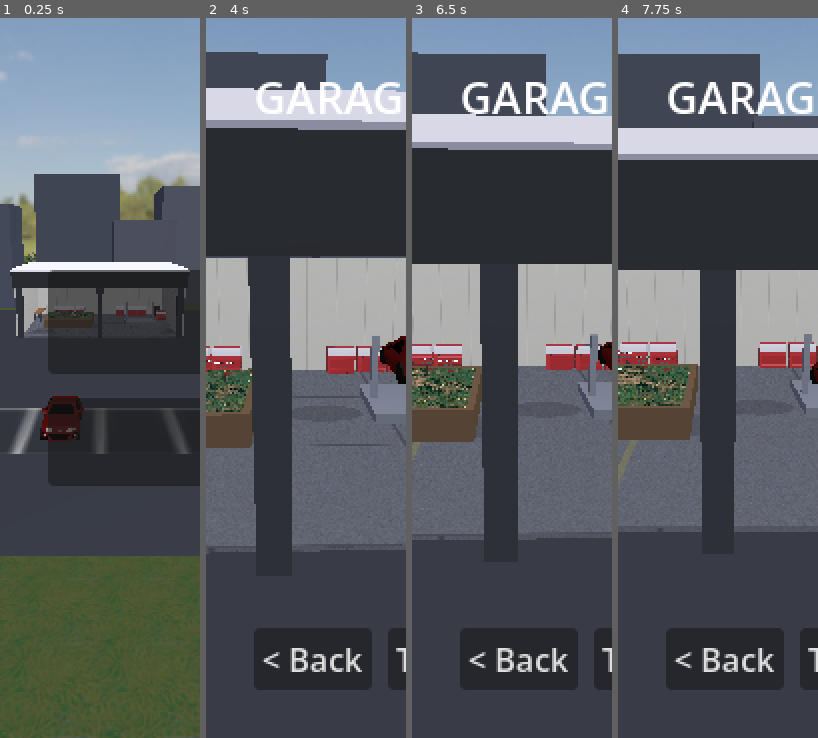
Above: before the commit, frames 1-4 (left to right).
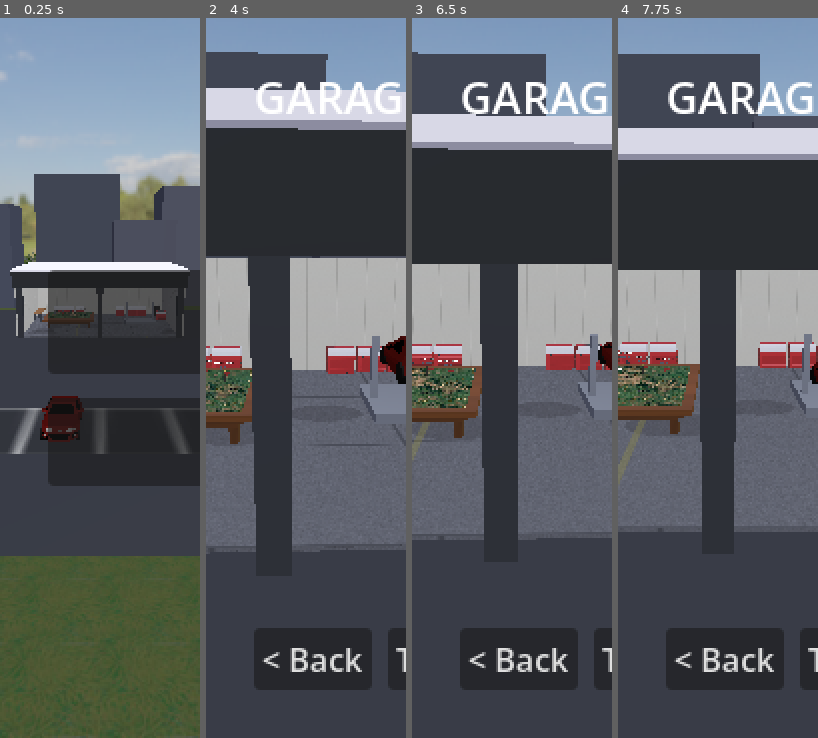
Above: after the commit, the same moments.

Repository: felixxwu/TAPPA
Game: Godot game, scene res://hq.tscn
The game is run twice, just before and just after one commit, with the same random seed, the same clock (stepped at 60 frames per second) and the same inputs.
Inputs (mouse positions are in pixels of both pictures, inside the frame that each line leads up to):
- Up to frame 1 (0.25 s): no input
- Up to frame 2 (4 s): tap Enter (menu_select) at 0.5 s; move the mouse to (350, 342) at 0.52 s; hold Right (menu_right) 0.53-1.25 s; tap C (cycle_camera) at 0.6 s; click (350, 342) at 0.67 s; drag from (266, 414) to (296, 522) at 1.27 s; move the mouse to (326, 219) at 2.02 s; hold Right (menu_right) 2.03-2.75 s; tap T (toggle_gearbox) at 2.1 s; tap R (reset_car) at 2.75 s; drag from (296, 522) to (246, 270) at 2.77 s; click "< Back to garage" at 3.5 s
- Up to frame 3 (6.5 s): move the mouse to (572, 486) at 4.27 s; hold Left (menu_left) 4.28-5 s; hold Shift 4.28-5 s; drag from (452, 270) to (482, 198) at 5.02 s; move the mouse to (522, 378) at 5.77 s; hold S (brake_reverse) from 5.78 s (still down); tap Ctrl at 5.85 s; click (522, 378) at 5.92 s
- Up to frame 4 (7.75 s): release S (brake_reverse) at 6.5 s; drag from (688, 198) to (678, 414) at 6.52 s; move the mouse to (762, 342) at 7.27 s; hold W (accelerate) from 7.28 s (still down); tap Y (cycle_drive_mode) at 7.35 s

The runs differ from the first frame. In frame 1, less than 0.1% of the frame differs, in the area x 21-47%, y 41-44%; in frame 2, 0.9%; in frame 3, 1.1%; in frame 4, 1.4%, in the area x 0-41%, y 48-59%.

Commit message:
Model the HQ map table as proper wooden furniture with legs
Replace the single placeholder block under the map plane with a built
MapTable model (scripts/map_table.gd): a wooden tabletop on four legs,
with a skirt apron under the top edge and low stretcher rails, all
wearing a procedurally-generated wood-grain texture (plank seams, grain
streaks and knots). The model's origin is the floor centre and its top
surface stays at hq_table_size.y, so the satellite map plane and the
rally pins still align exactly.

Add tools/render_map_table.{gd,sh} to render the model from several
angles for visual iteration (docs/map_table/*.png), and a structural
test asserting the table is a built MapTable with the expected parts and
wood texture. Update features/menus.md.

Co-Authored-By: Claude Opus 4.8 <noreply@anthropic.com>
Claude-Session: https://claude.ai/code/session_013KV3XQoZLjEigbQxYrnqq8

Diff:
--- a/rally/scripts/hq.gd
+++ b/rally/scripts/hq.gd
@@ -104,6 +104,7 @@
 var _camera: Camera3D
 var _stats_label: Label3D       # billboarded car stats beside the focused parked car
 var _cam_tween: Tween
+var _map_table: MapTable        # the wooden table model the map plane sits on
 var _map_plane: MeshInstance3D  # the flat map laid on the table top
 var _pins_root: Node3D          # parent of the rally pins
 var _pins: Array = []           # the pin Node3Ds (each carries a "rally_id" meta)
@@ -494,7 +495,12 @@
 	var cfg: GameConfig = Config.data
 	var p: Vector3 = cfg.hq_table_pos
 	var s: Vector3 = cfg.hq_table_size
-	_block(p + Vector3(0.0, s.y * 0.5, 0.0), s, Color(0.34, 0.26, 0.18))  # table (wood)
+	# A proper wooden table (top + apron + legs + stretchers) instead of a plain
+	# block; its top surface sits at y = s.y so the map plane / pins still align.
+	_map_table = MapTable.new()
+	_map_table.table_size = s
+	_map_table.position = p
+	add_child(_map_table)
 	var top_y := p.y + s.y
 
 	_map_plane = MeshInstance3D.new()
--- /dev/null
+++ b/rally/scripts/map_table.gd
@@ -0,0 +1,169 @@
+class_name MapTable
+extends Node3D
+# Procedural model for the HQ rally map table (features/menus.md TABLE station): a
+# wooden tabletop on four legs, with a skirt apron under the top edge and low
+# stretcher rails tying the legs together. The flat satellite map plane + the rally
+# pins are laid on top by hq.gd; this class only builds the furniture.
+#
+# Built entirely from code so it fits the project's procedural-asset style (cf.
+# FinishArch, garage.gd). The wood look is a generated grain texture (no binary
+# asset to ship), cached statically and shared across all parts/instances.
+#
+# Sized to `table_size` (X, height, Z) with its origin at the FLOOR centre, so the
+# top surface sits at exactly y = table_size.y — unchanged from the old single-box
+# placeholder, which keeps the map plane, the pins and the table camera framing
+# aligned. Standalone-renderable: tools/render_map_table.gd builds one in a
+# SubViewport and shoots it from several angles for visual iteration.
+
+# --- Geometry params (metres) -------------------------------------------------
+@export var table_size := Vector3(4.6, 0.9, 4.6)  # footprint X/Z and total height
+@export var top_thickness := 0.16     # tabletop slab thickness
+@export var top_overhang := 0.08      # how far the top oversails the legs/apron
+@export var apron_height := 0.22      # depth of the skirt rail under the top
+@export var apron_inset := 0.30       # how far the apron sits in from the edge
+@export var leg_size := 0.22          # square cross-section of each leg
+@export var leg_inset := 0.42         # leg centre offset in from the edge
+@export var stretcher_size := 0.12    # square section of the low tie rails
+@export var stretcher_y := 0.28       # height of the stretcher rails' centre
+
+# --- Wood look ----------------------------------------------------------------
+# Two tones so the slab top reads richer than the legs; both tile the same grain.
+@export var top_tint := Color(0.46, 0.31, 0.18)
+@export var frame_tint := Color(0.36, 0.24, 0.14)
+
+# One shared wood texture for the whole game (deterministic, generated once).
+static var _wood_tex: Texture2D
+
+
+func _ready() -> void:
+	build()
+
+
+# Top surface height (local Y) — where the map plane / pins are laid by the caller.
+func top_y() -> float:
+	return table_size.y
+
+
+func build() -> void:
+	for c in get_children():
+		c.queue_free()
+
+	var hx := table_size.x * 0.5
+	var hz := table_size.z * 0.5
+	var top := table_size.y
+	var tex := _wood_texture()
+
+	# Tabletop slab — its top face sits exactly at y = table_size.y. Grain tiles a
+	# little over the broad top so it doesn't read as one stretched smear.
+	var top_mat := _wood_mat(tex, top_tint, Vector3(2.0, 2.0, 1.0))
+	_box(
+		Vector3(0.0, top - top_thickness * 0.5, 0.0),
+		Vector3(table_size.x + top_overhang * 2.0, top_thickness, table_size.z + top_overhang * 2.0),
+		top_mat)
+
+	# Apron skirt: four rails just under the top, inset from the edge, framing the legs.
+	var frame_mat := _wood_mat(tex, frame_tint, Vector3(2.0, 1.0, 1.0))
+	var apron_top := top - top_thickness
+	var apron_cy := apron_top - apron_height * 0.5
+	var ax := hx - apron_inset
+	var az := hz - apron_inset
+	# Rails along X (front/back), then along Z (sides); the side rails are shortened
+	# so the four meet at the corners instead of overlapping.
+	_box(Vector3(0.0, apron_cy, az), Vector3(ax * 2.0, apron_height, leg_size), frame_mat)
+	_box(Vector3(0.0, apron_cy, -az), Vector3(ax * 2.0, apron_height, leg_size), frame_mat)
+	_box(Vector3(ax, apron_cy, 0.0), Vector3(leg_size, apron_height, az * 2.0 - leg_size), frame_mat)
+	_box(Vector3(-ax, apron_cy, 0.0), Vector3(leg_size, apron_height, az * 2.0 - leg_size), frame_mat)
+
+	# Four legs from the floor up to the underside of the tabletop slab.
+	var leg_h := top - top_thickness
+	var lx := hx - leg_inset
+	var lz := hz - leg_inset
+	for sx in [-1.0, 1.0]:
+		for sz in [-1.0, 1.0]:
+			_box(Vector3(sx * lx, leg_h * 0.5, sz * lz),
+				Vector3(leg_size, leg_h, leg_size), frame_mat)
+
+	# Low stretcher rails tying opposite legs front-to-back, for a sturdy read.
+	for sx in [-1.0, 1.0]:
+		_box(Vector3(sx * lx, stretcher_y, 0.0),
+			Vector3(stretcher_size, stretcher_size, lz * 2.0), frame_mat)
+	# A single centre cross rail along X joining the two stretchers.
+	_box(Vector3(0.0, stretcher_y, 0.0),
+		Vector3(lx * 2.0, stretcher_size, stretcher_size), frame_mat)
+
+
+# A box mesh of `size` centred at local `pos`, carrying `mat`.
+func _box(pos: Vector3, size: Vector3, mat: Material) -> MeshInstance3D:
+	var mi := MeshInstance3D.new()
+	var bm := BoxMesh.new()
+	bm.size = size
+	mi.mesh = bm
+	mi.material_override = mat
+	mi.position = pos
+	add_child(mi)
+	return mi
+
+
+# A wood material: the shared grain texture, tinted, tiled by `uv`. Lightly glossy
+# so the varnished top catches the garage lights.
+func _wood_mat(tex: Texture2D, tint: Color, uv: Vector3) -> StandardMaterial3D:
+	var m := StandardMaterial3D.new()
+	m.albedo_texture = tex
+	m.albedo_color = tint
+	m.uv1_scale = uv
+	m.roughness = 0.62
+	m.metallic = 0.0
+	m.metallic_specular = 0.35
+	m.texture_filter = BaseMaterial3D.TEXTURE_FILTER_LINEAR_WITH_MIPMAPS
+	return m
+
+
+# Procedural tileable wood-grain texture: a warm base with darker plank seams, long
+# along-grain streaks and a few knots, plus fine noise. Greyscale-ish so the per-part
+# `albedo_color` tint sets the actual hue. Generated once and cached for the session.
+static func _wood_texture() -> Texture2D:
+	if _wood_tex != null:
+		return _wood_tex
+	var n := 256
+	var img := Image.create(n, n, true, Image.FORMAT_RGBA8)
+	var rng := RandomNumberGenerator.new()
+	rng.seed = 90125
+	var base := Color(0.78, 0.66, 0.52)
+	# Plank rows run along V; grain streaks run along U (the long axis of each plank).
+	var planks := 4
+	var plank_h := float(n) / float(planks)
+	for y in range(n):
+		# Which plank, and a stable per-plank brightness offset so boards differ.
+		var plank := int(float(y) / plank_h)
+		var plank_tone := (sin(float(plank) * 12.9898) * 0.5 + 0.5) * 0.16 - 0.08
+		# Distance to the nearest plank seam (wraps) → a dark groove.
+		var into := fmod(float(y), plank_h)
+		var seam := minf(into, plank_h - into)
+		var seam_dark := clampf(1.0 - seam / 3.0, 0.0, 1.0) * 0.30
+		for x in range(n):
+			# Long-grain banding: low-frequency sine along U, jittered per row.
+			var grain := sin(float(x) * 0.10 + float(y) * 0.6) * 0.05
+			grain += sin(float(x) * 0.031 + float(plank) * 2.0) * 0.05
+			var noise := (rng.randf() - 0.5) * 0.06
+			var v := 1.0 + plank_tone + grain + noise - seam_dark
+			var c := Color(base.r * v, base.g * v, base.b * v, 1.0)
+			img.set_pixel(x, y, c)
+	# A few elliptical knots with darker rings.
+	for _i in range(5):
+		var kx := rng.randi_range(0, n - 1)
+		var ky := rng.randi_range(0, n - 1)
+		var kr := rng.randf_range(5.0, 12.0)
+		for dy in range(int(-kr), int(kr) + 1):
+			for dx in range(int(-kr), int(kr) + 1):
+				var d := sqrt(float(dx * dx) + float(dy * dy))
+				if d > kr:
+					continue
+				var px := (kx + dx + n) % n
+				var py := (ky + dy + n) % n
+				var ring := absf(sin(d * 1.4)) * (1.0 - d / kr)
+				var dark := 1.0 - ring * 0.45
+				var src := img.get_pixel(px, py)
+				img.set_pixel(px, py, Color(src.r * dark, src.g * dark, src.b * dark, 1.0))
+	img.generate_mipmaps()
+	_wood_tex = ImageTexture.create_from_image(img)
+	return _wood_tex
--- a/rally/tests/headless/test_menu_flow.gd
+++ b/rally/tests/headless/test_menu_flow.gd
@@ -68,6 +68,28 @@
 	assert_eq(hq._cars.size(), 1, "the player's whole collection is parked on the title (the starter so far)")
 	# The 3D map table is populated with one pin per rally.
 	assert_eq(hq._pins.size(), RallyLibrary.RALLIES.size(), "one map pin per rally")
+
+
+func test_hq_map_table_is_a_proper_wooden_model() -> void:
+	# The map table is a built MapTable (top + apron + legs + stretchers), not a
+	# single placeholder block, and its top surface sits at the configured height so
+	# the map plane / pins still align.
+	var cfg: GameConfig = Config.data
+	var hq: Node3D = load("res://hq.tscn").instantiate()
+	add_child_autofree(hq)
+	await get_tree().process_frame
+	assert_true(hq._map_table is MapTable, "the table is a MapTable model")
+	assert_eq(hq._map_table.position, cfg.hq_table_pos, "the table sits at the configured spot")
+	assert_almost_eq(hq._map_table.top_y(), cfg.hq_table_size.y, 0.001,
+		"the table top stays at the configured height (map plane / pins align)")
+	# Tabletop slab + four apron rails + four legs + three stretchers = 12 meshes.
+	var meshes: Array = hq._map_table.find_children("*", "MeshInstance3D", true, false)
+	assert_eq(meshes.size(), 12, "the table is built from a top, apron, legs and stretchers")
+	# Every part wears the shared wood texture.
+	for mi in meshes:
+		var mat := (mi as MeshInstance3D).material_override as StandardMaterial3D
+		assert_not_null(mat, "each table part has a material")
+		assert_not_null(mat.albedo_texture, "each table part wears the wood grain texture")
 
 
 func test_hq_settings_page_selects_and_persists_control_scheme() -> void:
--- /dev/null
+++ b/rally/tools/render_map_table.gd
@@ -0,0 +1,108 @@
+extends SceneTree
+# render_map_table.gd — multi-angle still renderer for the HQ map table model.
+#
+# Loads scripts/map_table.gd, builds it, lays a stand-in map plane on top (so the
+# table reads in its real context), then captures the same scene from several camera
+# poses to PNGs so the furniture can be iterated on visually. Run via
+# tools/render_map_table.sh (which provides the xvfb display + GL driver). Output
+# goes to docs/map_table/.
+#
+# Renders into a fixed-size SubViewport (not the OS window) so the output is a
+# reliable size regardless of the host window, and `new()`s the model script
+# directly so the render stays isolated from the project's autoloads.
+
+const OUT_DIR := "res://docs/map_table/"
+const IMG_W := 1280
+const IMG_H := 720
+
+# Camera poses: [name, eye, look_at, fov]. The table is ~4.6 m square, ~0.9 m tall,
+# origin at floor centre, top at y = 0.9.
+const SHOTS := [
+	["01_three_quarter", Vector3(5.0, 3.6, 5.6), Vector3(0.0, 0.6, 0.0), 50.0],
+	["02_front_on", Vector3(0.0, 1.6, 6.6), Vector3(0.0, 0.7, 0.0), 48.0],
+	["03_low_corner", Vector3(4.6, 0.9, 4.6), Vector3(0.0, 0.5, 0.0), 55.0],
+	["04_top_down", Vector3(0.2, 6.2, 0.6), Vector3(0.0, 0.9, 0.0), 48.0],
+	["05_leg_detail", Vector3(3.2, 0.5, 3.6), Vector3(1.6, 0.3, 1.6), 50.0],
+]
+
+
+func _initialize() -> void:
+	var svp := SubViewport.new()
+	svp.size = Vector2i(IMG_W, IMG_H)
+	svp.own_world_3d = true
+	svp.render_target_update_mode = SubViewport.UPDATE_ALWAYS
+	svp.transparent_bg = false
+	svp.msaa_3d = Viewport.MSAA_2X
+	get_root().add_child(svp)
+
+	# Garage-ish environment so the wood reads under interior lighting.
+	var we := WorldEnvironment.new()
+	var env := Environment.new()
+	env.background_mode = Environment.BG_COLOR
+	env.background_color = Color(0.20, 0.21, 0.24)
+	env.ambient_light_source = Environment.AMBIENT_SOURCE_COLOR
+	env.ambient_light_color = Color(0.6, 0.6, 0.66)
+	env.ambient_light_energy = 0.9
+	env.tonemap_mode = Environment.TONE_MAPPER_FILMIC
+	we.environment = env
+	svp.add_child(we)
+
+	var key := DirectionalLight3D.new()
+	key.rotation = Vector3(deg_to_rad(-55.0), deg_to_rad(40.0), 0.0)
+	key.light_energy = 1.2
+	key.shadow_enabled = true
+	svp.add_child(key)
+
+	# Concrete-ish floor under the table for grounding + shadow catch.
+	var floor_mi := MeshInstance3D.new()
+	var fp := PlaneMesh.new()
+	fp.size = Vector2(24.0, 24.0)
+	floor_mi.mesh = fp
+	var fmat := StandardMaterial3D.new()
+	fmat.albedo_color = Color(0.34, 0.35, 0.38)
+	fmat.roughness = 0.95
+	floor_mi.material_override = fmat
+	svp.add_child(floor_mi)
+
+	var MapTableScript := load("res://scripts/map_table.gd")
+	var table: Node3D = MapTableScript.new()
+	svp.add_child(table)
+
+	# Stand-in map plane on top, mirroring hq.gd's placement, so the table reads in
+	# context (the satellite photo laid over the square top).
+	var top_y: float = table.table_size.y
+	var plane := MeshInstance3D.new()
+	var pm := PlaneMesh.new()
+	pm.size = Vector2(table.table_size.x * 0.92, table.table_size.z * 0.92)
+	plane.mesh = pm
+	var pmat := StandardMaterial3D.new()
+	var map_tex := load("res://textures/map_table.jpg") as Texture2D
+	if map_tex != null:
+		pmat.albedo_texture = map_tex
+	pmat.shading_mode = BaseMaterial3D.SHADING_MODE_UNSHADED
+	plane.material_override = pmat
+	plane.position = Vector3(0.0, top_y + 0.01, 0.0)
+	svp.add_child(plane)
+
+	var cam := Camera3D.new()
+	cam.current = true
+	svp.add_child(cam)
+
+	DirAccess.make_dir_recursive_absolute(ProjectSettings.globalize_path(OUT_DIR))
+
+	for _i in 6:
+		await process_frame
+
+	for shot in SHOTS:
+		cam.fov = shot[3]
+		cam.position = shot[1]
+		cam.look_at(shot[2], Vector3.UP)
+		await process_frame
+		await process_frame
+		var img := svp.get_texture().get_image()
+		var path: String = OUT_DIR + String(shot[0]) + ".png"
+		var err := img.save_png(path)
+		print("[render] ", shot[0], " -> ", path, "  ", img.get_size(), "  err=", err)
+
+	print("[render] done")
+	quit()
Binary file changed: rally/docs/garage/hq_garage_view.png
Binary file added: rally/docs/garage/hq_lift_view.png
Binary file added: rally/docs/garage/hq_table_view.png
Binary file added: rally/docs/map_table/01_three_quarter.png
Not shown, added: rally/docs/map_table/01_three_quarter.png.import
Binary file added: rally/docs/map_table/02_front_on.png
Not shown, added: rally/docs/map_table/02_front_on.png.import
Binary file added: rally/docs/map_table/03_low_corner.png
Not shown, added: rally/docs/map_table/03_low_corner.png.import
Binary file added: rally/docs/map_table/04_top_down.png
Not shown, added: rally/docs/map_table/04_top_down.png.import
Binary file added: rally/docs/map_table/05_leg_detail.png
(and 5 more such lines)
